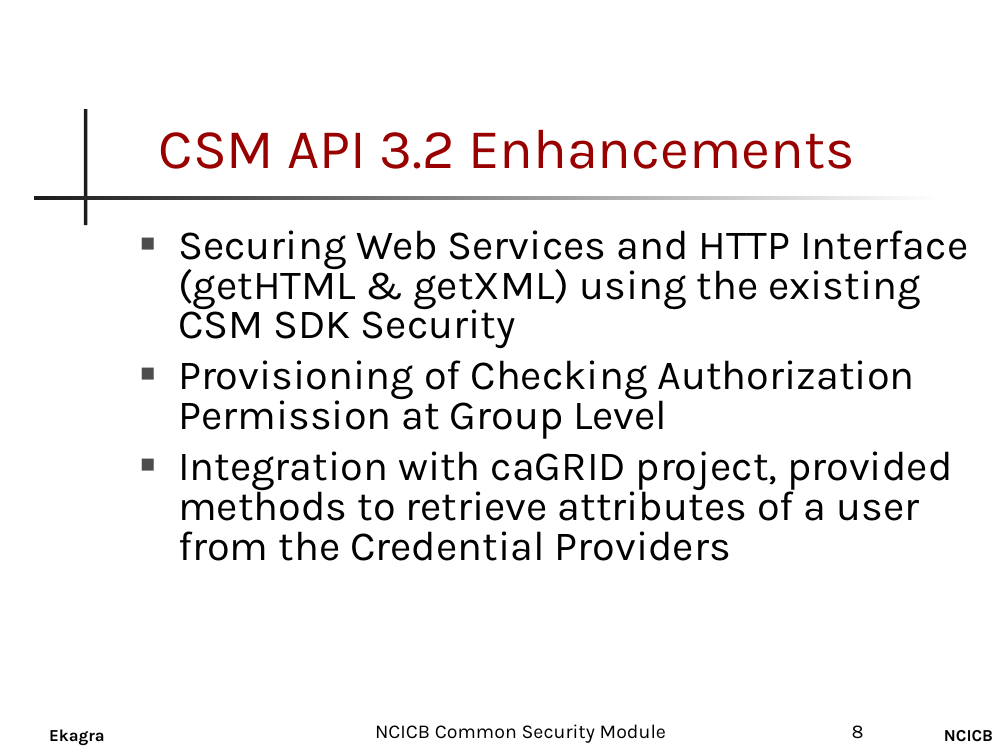
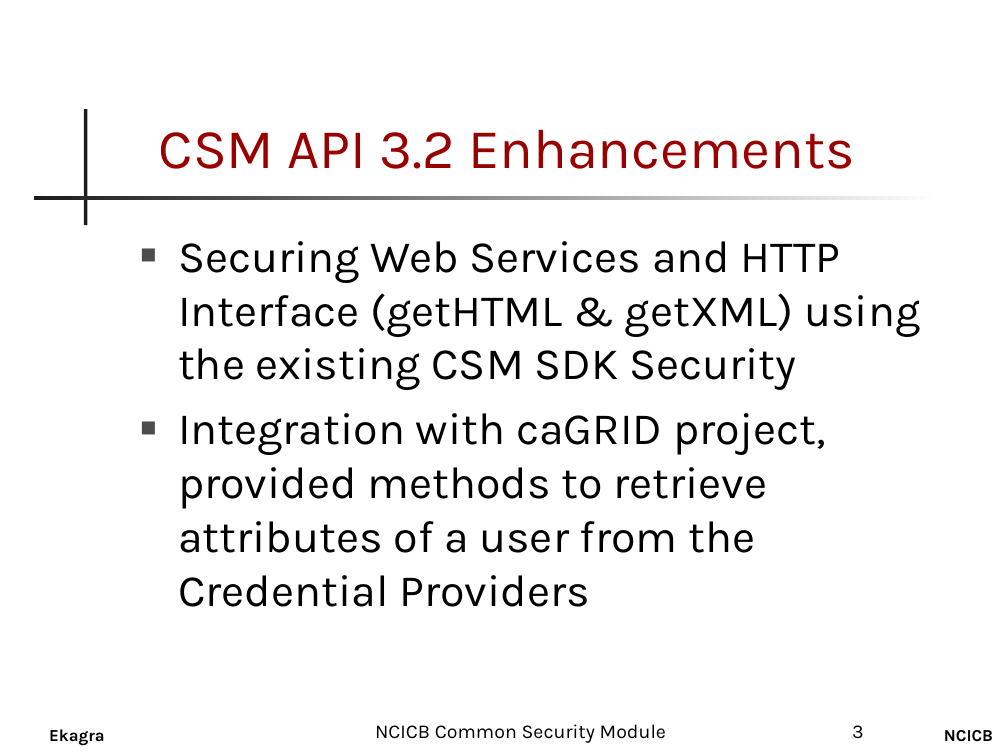
Before and after one commit to CBIIT/common-security-module-docs, a slide deck: slide 3 of Presentations/CSM_UPT_32_Presentation.ppt (slide 8 before the commit). Drawn at 1008x756 pixels with LibreOffice and Linux fonts; fonts in the diff are those of the drawing; background and template pictures are left out. Boxes give left, top, right and bottom in pixels: in the first picture for what was removed or moved away, otherwise in the second. Text is boxed around its words. In the diff, an @@ line names an element or a change of style, - is before the commit and + after.

```diff
--- a/Presentations/CSM_UPT_32_Presentation.ppt
+++ b/Presentations/CSM_UPT_32_Presentation.ppt
@@ text "Securing Web Services and HTTP ..." at <box>178,241,920,607</box>: size 29.6 to 32 pt; line spacing 0.8 to 1 @@
@@ text at <box>178,360,914,439</box>: paragraph removed @@
-■ Provisioning of Checking Authorization Permission at Group Level
@@ page number at <box>852,725,864,739</box>: text changed @@
-8
+3
```
Also in this commit, not shown: 1 other slide changed, 6 other files.
